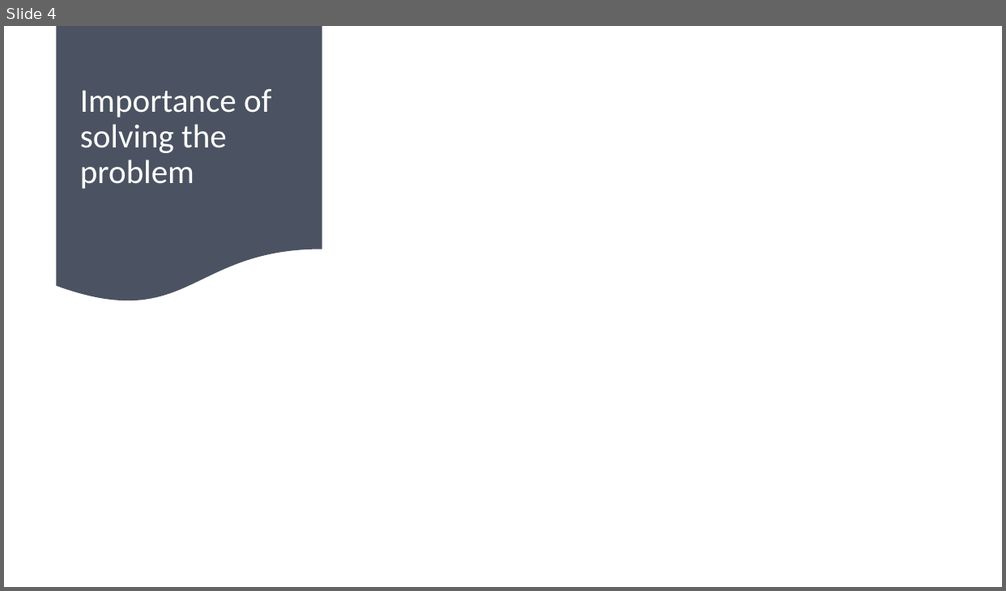
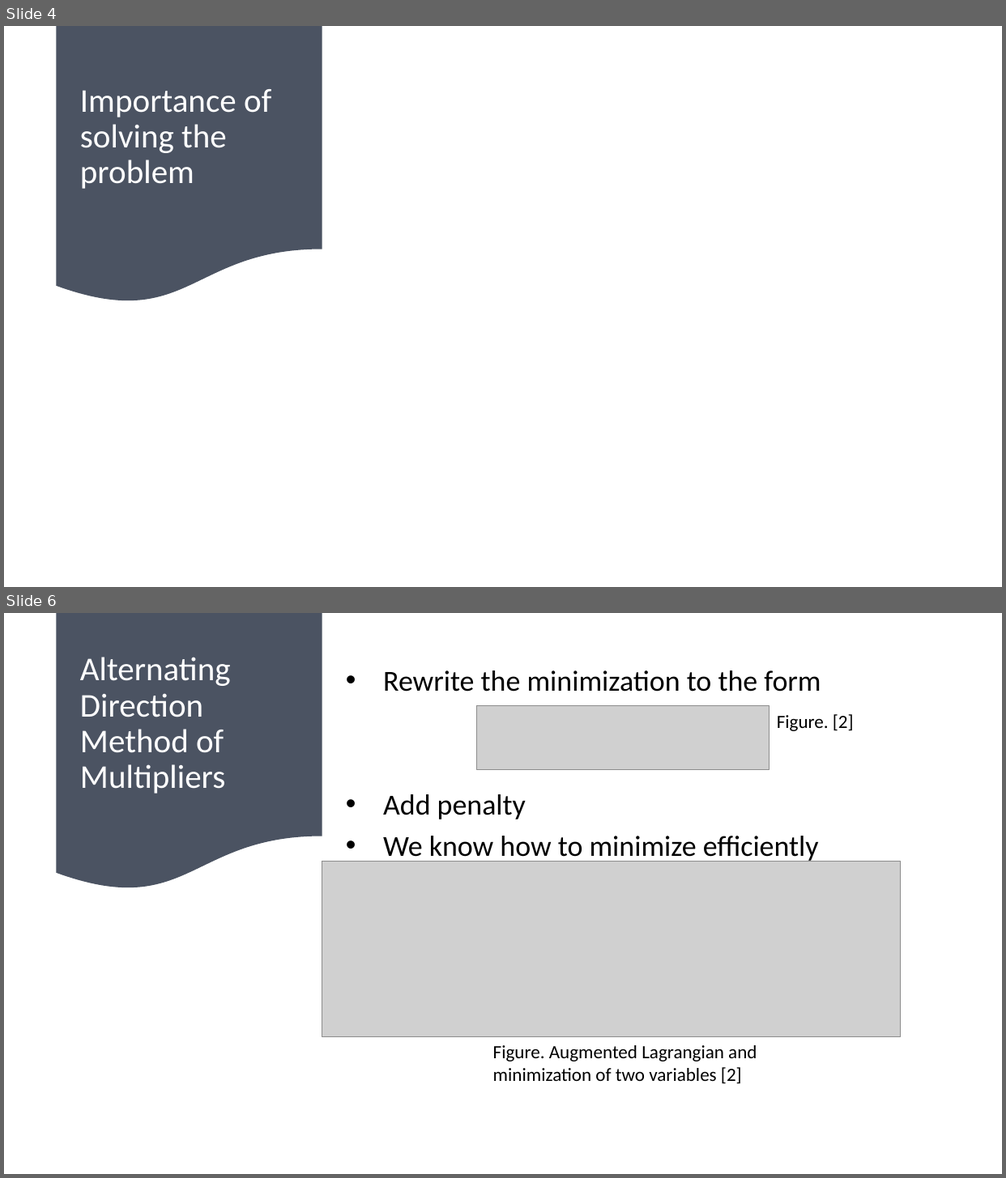
Before and after one commit to satyam04sharma/CECS-550---Survey-Paper, a slide deck: LDA Presentation CECS 550.pptx. Shown one above the other, each under a label of ours: slide 4 before the commit, slides 4 and 6 after it; the slides between them are not shown. The pictures are 1006x591 and 1006x1178 pixels, drawn with LibreOffice and Linux fonts; fonts in the diff are those of the drawing; grey boxes stand for pictures. Boxes give left, top, right and bottom in pixels: in the first picture for what was removed or moved away, otherwise in the second. Text is boxed around its words. In the diff, an @@ line names an element or a change of style, - is before the commit and + after.

Commit message:
Add Robust LDA, ADMM, and Methodology slides

```diff
--- a/LDA Presentation CECS 550.pptx
+++ b/LDA Presentation CECS 550.pptx
@@ slide 6 added at box(4, 613, 1002, 1174), background #FFFFFF @@
@@ flow chart document added at box(57, 613, 322, 892), fill #4B5362 @@
@@ title added at box(80, 657, 231, 794), 32 pt, text #FFFFFF @@
+Alternating Direction Method of Multipliers
@@ text added at box(383, 671, 820, 863), 28 pt, text #000000 @@
+• Rewrite the minimization to the form
+• Add penalty
+• We know how to minimize efficiently
@@ picture added at box(476, 706, 769, 770) @@
@@ text added at box(777, 714, 854, 731), 18 pt, text #000000 @@
+Figure. [2]
@@ picture added at box(322, 862, 901, 1037) @@
@@ text added at box(493, 1046, 756, 1084), 18 pt, text #000000 @@
+Figure. Augmented Lagrangian and minimization of two variables [2]
```
Also in this commit, not shown: 7 slides changed, 3 other slides added.
